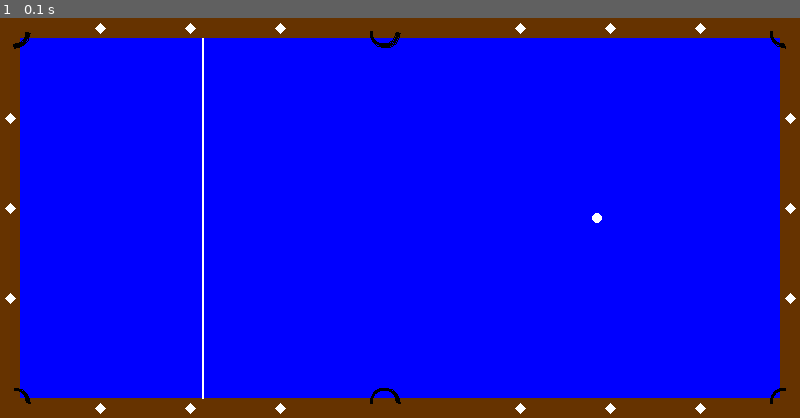
Above: before the commit, frame 1.
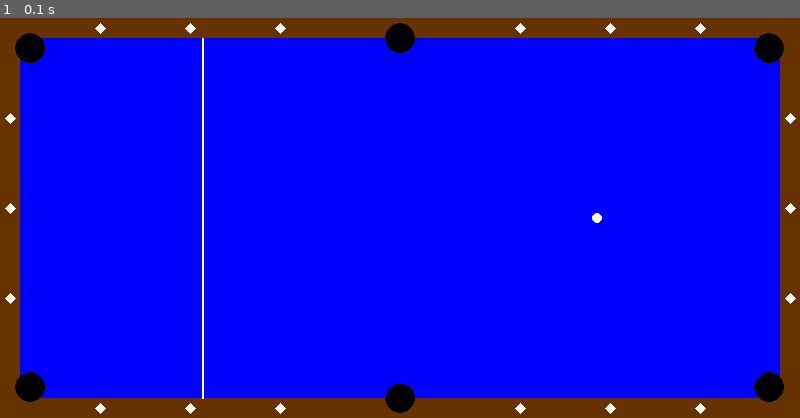
Above: after the commit, the same moment.

Repository: kayan9896/python
Game: pygame game, started from pygame 9ball.py
Same seed, same stepped clock (60 frames per second), same inputs: the game is played once before the commit and once after it.
Inputs:
- Up to frame 1 (0.1 s): no input

The runs differ from the first frame. In frame 1, 1.2% of the frame differs, in the area x 1-99%, y 1-99%.

Commit message:
Update pygame 9ball.py

Diff:
--- a/pygame 9ball.py
+++ b/pygame 9ball.py
@@ -37,13 +37,38 @@
     pygame.draw.rect(screen, BROWN, (0, 0, EDGE_WIDTH, HEIGHT))
     pygame.draw.rect(screen, BROWN, (WIDTH-EDGE_WIDTH, 0, EDGE_WIDTH, HEIGHT))
 
+    # Calculate offset based on radius
+    pocket_radius = POCKET_RADIUS
+    offset = pocket_radius / math.sqrt(2)
+
     # Draw the pockets
-    draw_arc(0, 0, POCKET_RADIUS, 3*math.pi / 2, 0, BLACK)  # Top-left corner
-    draw_arc(WIDTH-POCKET_RADIUS*2, 0, POCKET_RADIUS, math.pi, 3*math.pi/2, BLACK)  # Top-right corner
-    draw_arc(0, HEIGHT - POCKET_RADIUS*2, POCKET_RADIUS, 0, math.pi / 2, BLACK)  # Bottom-left corner
-    draw_arc(WIDTH - POCKET_RADIUS*2, HEIGHT - POCKET_RADIUS*2, POCKET_RADIUS, math.pi / 2, math.pi , BLACK)  # Bottom-right corner
-    draw_arc(WIDTH / 2 - POCKET_RADIUS*2, 0, POCKET_RADIUS, math.pi, 0, BLACK)  # Top center
-    draw_arc(WIDTH / 2 - POCKET_RADIUS*2, HEIGHT - POCKET_RADIUS*2, POCKET_RADIUS, 0, math.pi, BLACK)  # Bottom center
+    # For each corner pocket, start from inner edge intersection and offset the center
+
+    # Top-left corner pocket
+    pygame.draw.circle(screen, BLACK,
+                      (EDGE_WIDTH + offset, EDGE_WIDTH + offset),
+                      pocket_radius)
+
+    # Top-right corner pocket
+    pygame.draw.circle(screen, BLACK,
+                      (WIDTH - EDGE_WIDTH - offset, EDGE_WIDTH + offset),
+                      pocket_radius)
+
+    # Bottom-left corner pocket
+    pygame.draw.circle(screen, BLACK,
+                      (EDGE_WIDTH + offset, HEIGHT - EDGE_WIDTH - offset),
+                      pocket_radius)
+
+    # Bottom-right corner pocket
+    pygame.draw.circle(screen, BLACK,
+                      (WIDTH - EDGE_WIDTH - offset, HEIGHT - EDGE_WIDTH - offset),
+                      pocket_radius)
+
+    # Top middle pocket
+    pygame.draw.circle(screen, BLACK, (WIDTH // 2, EDGE_WIDTH), pocket_radius)
+
+    # Bottom middle pocket
+    pygame.draw.circle(screen, BLACK, (WIDTH // 2, HEIGHT - EDGE_WIDTH), pocket_radius)
 
 
     # Draw the diamond spots
